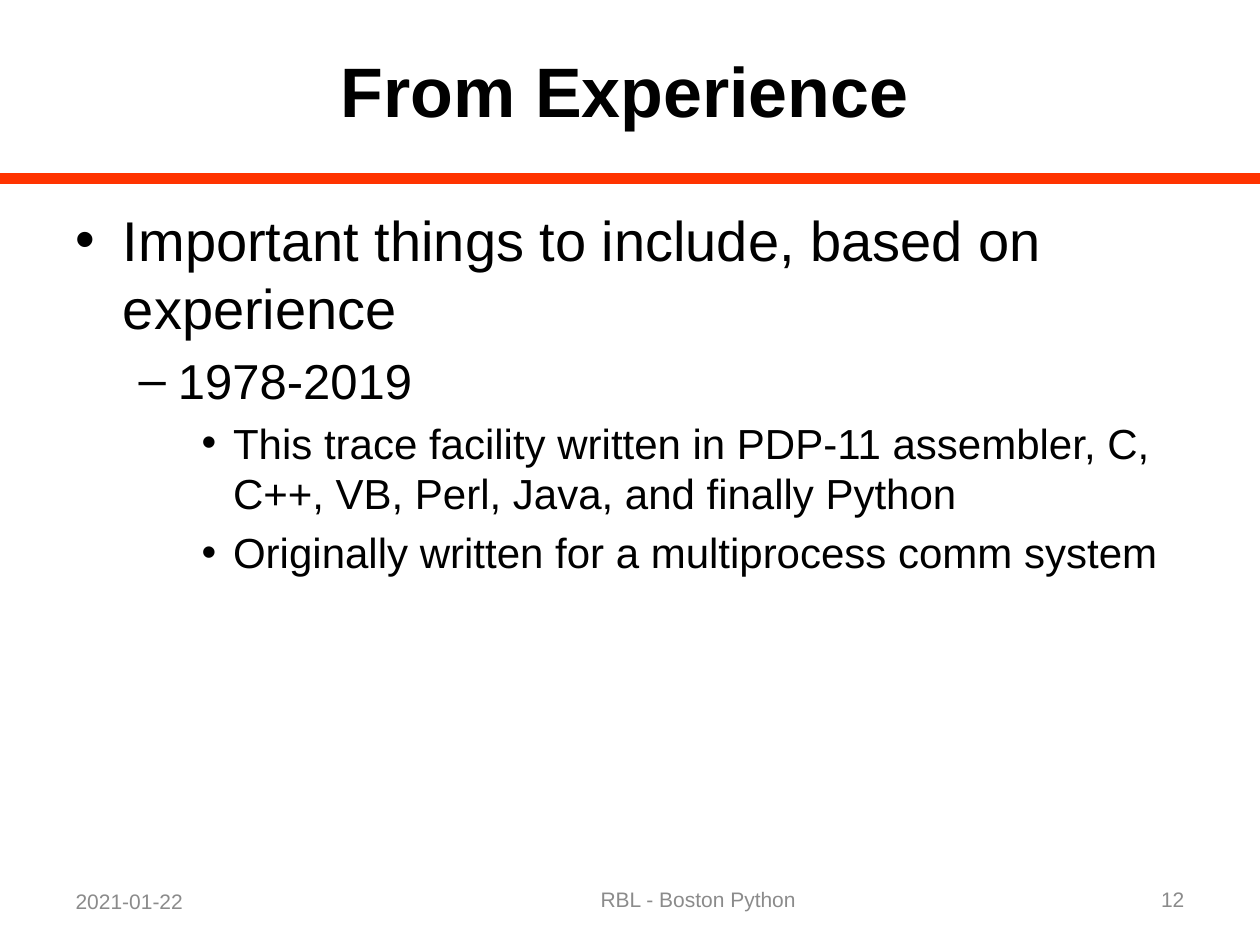
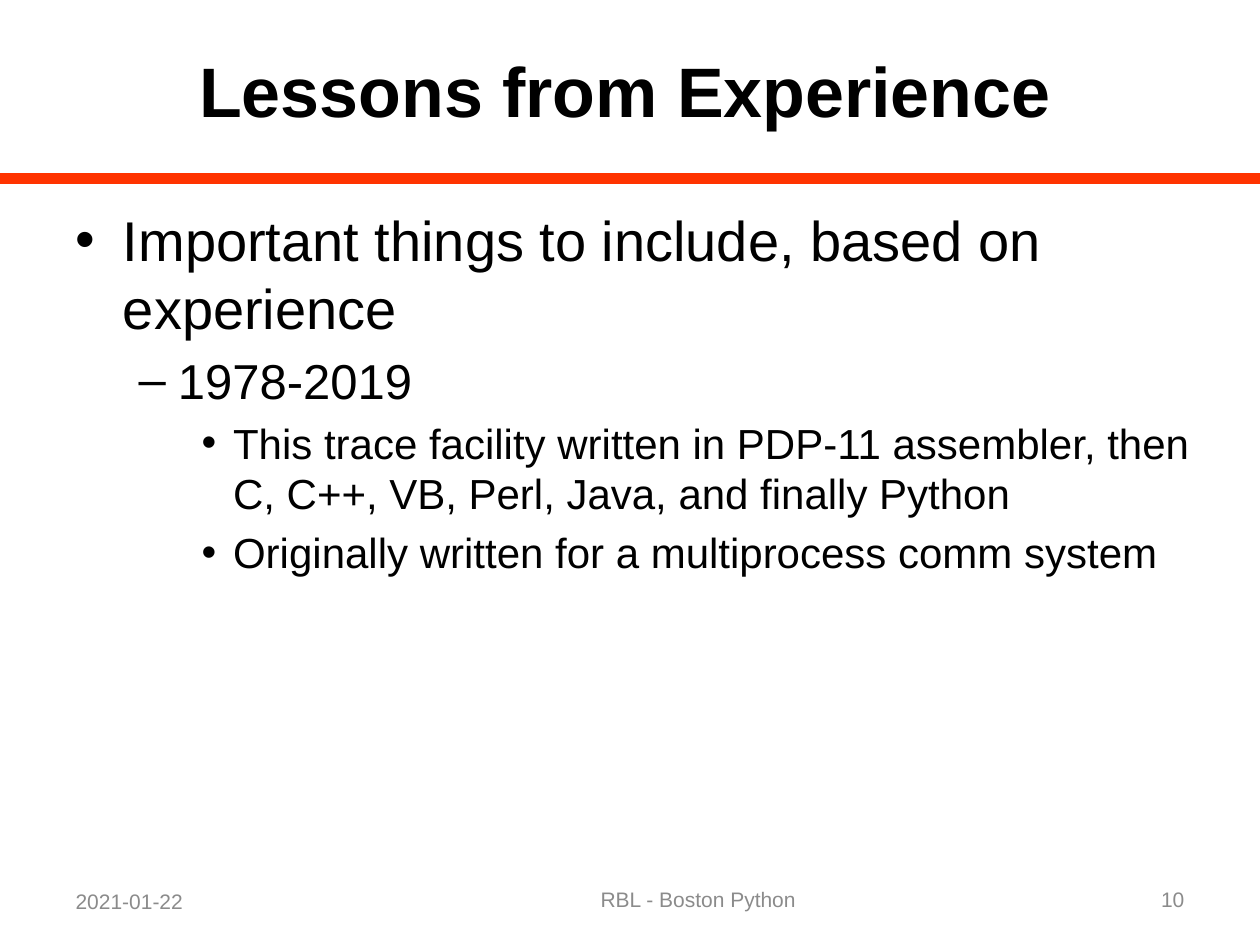
Before and after one commit to rblandau/NewTrace, a slide deck: slide 10 of docs/OfflineDebugging/A Dinosaur and a Python 04.pptx (slide 12 before the commit). Drawn at 1260x945 pixels with LibreOffice and Linux fonts; fonts in the diff are those of the drawing. Boxes give left, top, right and bottom in pixels: in the first picture for what was removed or moved away, otherwise in the second. Text is boxed around its words. In the diff, an @@ line names an element or a change of style, - is before the commit and + after.

```diff
--- a/docs/OfflineDebugging/A Dinosaur and a Python 04.pptx
+++ b/docs/OfflineDebugging/A Dinosaur and a Python 04.pptx
@@ title at box(199, 66, 1050, 130): text changed @@
-From Experience
+Lessons from Experience
@@ text at box(233, 428, 1189, 518): text changed @@
-    • This trace facility written in PDP-11 assembler, C, C++, VB, Perl, Java, and finally Python
+    • This trace facility written in PDP-11 assembler, then C, C++, VB, Perl, Java, and finally Python
@@ page number at box(1161, 892, 1184, 907): text changed @@
-12
+10
```
Also in this commit, not shown: 24 other slides changed, 1 slide removed, 5 other files.
